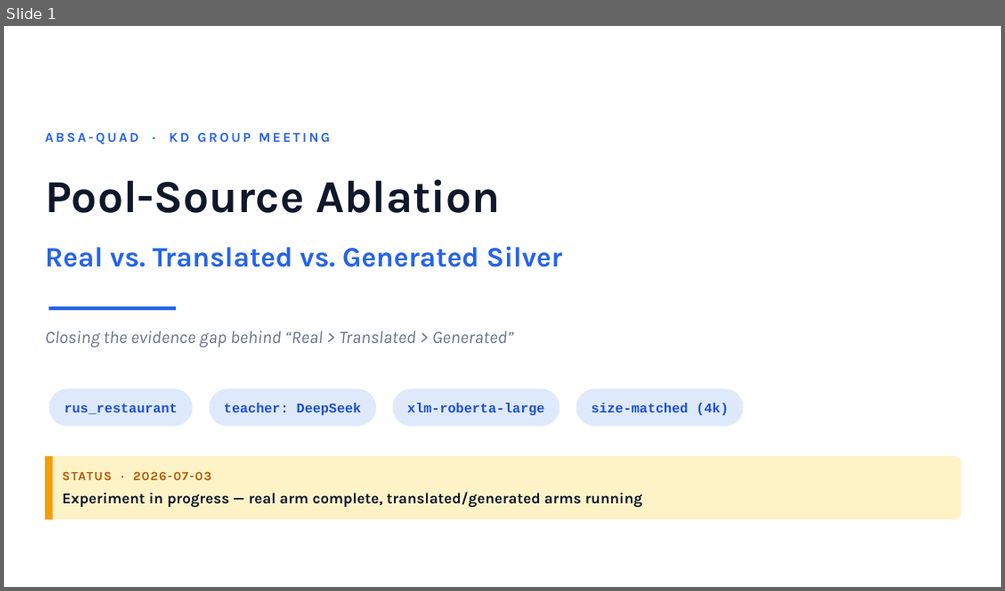
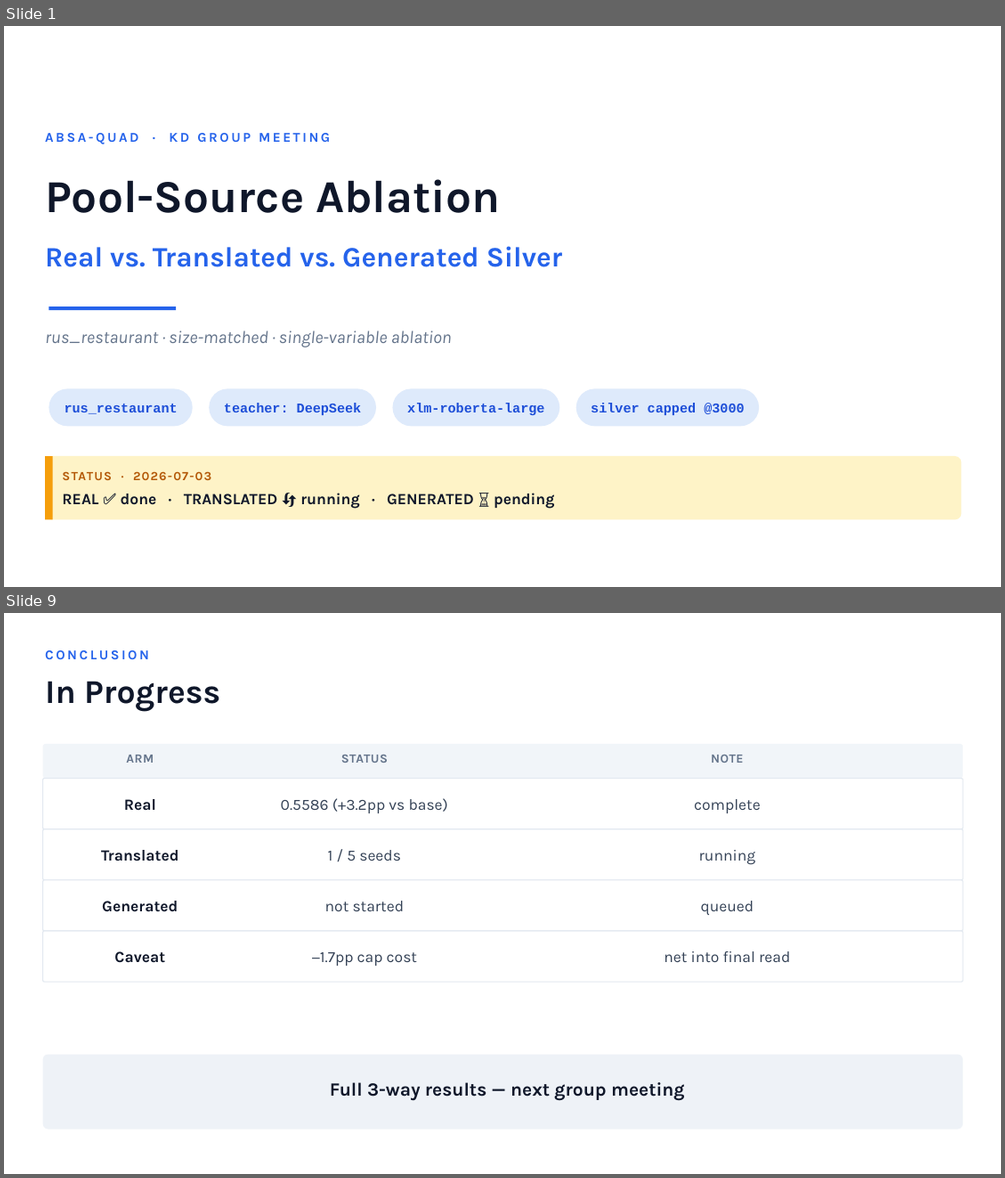
Before and after one commit to magnum-qin/ABSA-QUAD, a slide deck: docs/KD_pool_source_ablation_20260703.pptx. Shown one above the other, each under a label of ours: slide 1 before the commit, slides 1 and 9 after it; the slides between them are not shown. The pictures are 1005x591 and 1005x1178 pixels, drawn with LibreOffice and Linux fonts; fonts in the diff are those of the drawing. Boxes give left, top, right and bottom in pixels: in the first picture for what was removed or moved away, otherwise in the second. Text is boxed around its words. In the diff, an @@ line names an element or a change of style, - is before the commit and + after.

Commit message:
feat: update KD pool source ablation presentation

```diff
--- a/docs/KD_pool_source_ablation_20260703.pptx
+++ b/docs/KD_pool_source_ablation_20260703.pptx
@@ slide 9 added at box(4, 613, 1001, 1174), background #FFFFFF @@
@@ text added at box(45, 650, 149, 659), 13 pt, text #2563EB, bold @@
+CONCLUSION
@@ text added at box(45, 681, 220, 712), 32 pt, text #0F172A, bold @@
+In Progress
@@ rounded rectangle added at box(43, 744, 963, 779), fill #F1F5F9 @@
@@ text added at box(126, 755, 154, 763), 12 pt, text #64748B, bold @@
+ARM
@@ text added at box(341, 755, 388, 763), 12 pt, text #64748B, bold @@
+STATUS
@@ text added at box(711, 755, 744, 763), 12 pt, text #64748B, bold @@
+NOTE
@@ rounded rectangle added at box(43, 779, 963, 829), fill #FFFFFF, outline #E2E8F0 1 pt @@
@@ text added at box(124, 799, 156, 811), 15 pt, text #0F172A, bold @@
+Real
@@ text added at box(281, 798, 448, 813), 15 pt, text #334155 @@
+0.5586 (+3.2pp vs base)
@@ text added at box(694, 799, 760, 813), 15 pt, text #334155 @@
+complete
@@ rounded rectangle added at box(43, 829, 963, 880), fill #FFFFFF, outline #E2E8F0 1 pt @@
@@ text added at box(101, 850, 178, 861), 15 pt, text #0F172A, bold @@
+Translated
@@ text added at box(328, 850, 401, 860), 15 pt, text #334155 @@
+1 / 5 seeds
@@ text added at box(699, 850, 756, 865), 15 pt, text #334155 @@
+running
@@ rounded rectangle added at box(43, 880, 963, 931), fill #FFFFFF, outline #E2E8F0 1 pt @@
@@ text added at box(102, 900, 178, 912), 15 pt, text #0F172A, bold @@
+Generated
@@ text added at box(325, 900, 404, 911), 15 pt, text #334155 @@
+not started
@@ text added at box(701, 900, 754, 915), 15 pt, text #334155 @@
+queued
@@ rounded rectangle added at box(43, 931, 963, 981), fill #FFFFFF, outline #E2E8F0 1 pt @@
@@ text added at box(114, 951, 165, 963), 15 pt, text #0F172A, bold @@
+Caveat
@@ text added at box(312, 952, 417, 965), 15 pt, text #334155 @@
+−1.7pp cap cost
@@ text added at box(663, 951, 790, 962), 15 pt, text #334155 @@
+net into final read
@@ rounded rectangle added at box(43, 1054, 963, 1129), fill #EEF2F7 @@
@@ text added at box(330, 1082, 685, 1101), 18 pt, text #0F172A, bold @@
+Full 3-way results — next group meeting
@@ slide 1 changed as well @@
@@ text at box(45, 330, 452, 347): text changed @@
-Closing the evidence gap behind “Real > Translated > Generated”
+rus_restaurant · size-matched · single-variable ablation
@@ rounded rectangle "silver capped @3000": place and size @@
-rounded rectangle "silver capped @3000" at box(576, 389, 743, 426)
+rounded rectangle "silver capped @3000" at box(576, 389, 759, 426)
@@ text in rounded rectangle at box(591, 402, 744, 415): text changed @@
-size-matched (4k)
+silver capped @3000
@@ text at box(62, 492, 554, 508): text changed; size 14.5 to 15 pt @@
-Experiment in progress — real arm complete, translated/generated arms running
+REAL ✅ done · TRANSLATED 🔄 running · GENERATED ⏳ pending
```
Also in this commit, not shown: 7 other slides changed, 1 slide removed.
